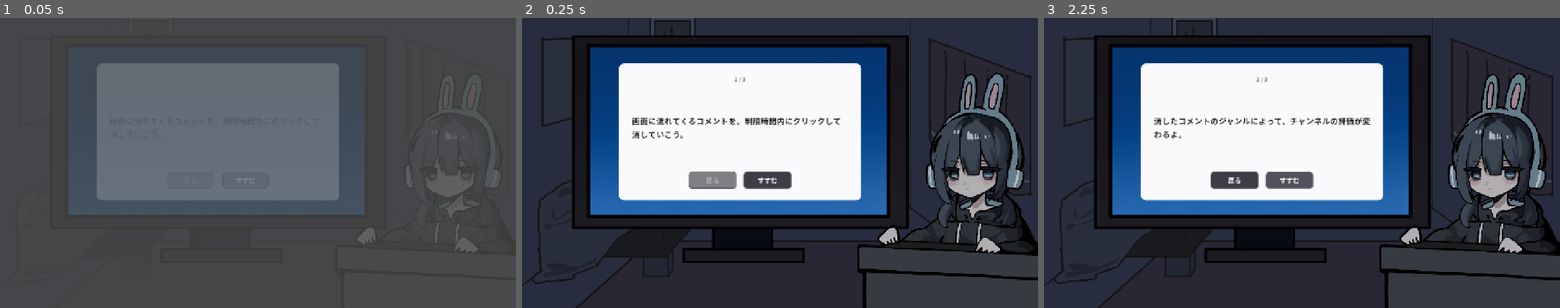
Above: before the commit, frames 1-3 (left to right).
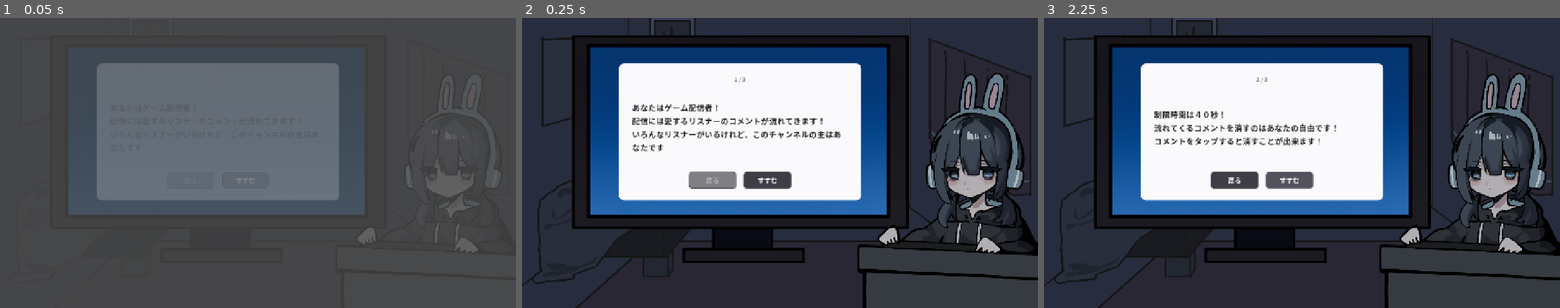
Above: after the commit, the same moments.

Repository: Nijuju1180/Hackathon_teamA
Game: Godot game, scene res://scenes/rules_popup.tscn
The game is run twice, just before and just after one commit, with the same random seed, the same clock (stepped at 60 frames per second) and the same inputs. This scene is started directly instead of the project's main scene.
Inputs:
- Up to frame 1 (0.05 s): no input
- Up to frame 2 (0.25 s): no input
- Up to frame 3 (2.25 s): click "すすむ" at 0.5 s; click "戻る" at 1.25 s; click "すすむ" at 2 s

The runs differ from the first frame. In frame 2, 1.4% of the frame differs, in the area x 21-62%, y 29-46%; in frame 3, 1.7%, in the area x 21-64%, y 32-44%.

Commit message:
ルール説明文とリザルト評価コメントを更新

Diff:
--- a/scripts/result_judge.gd
+++ b/scripts/result_judge.gd
@@ -9,39 +9,40 @@
 
 const RESULT_TABLE := {
 	"no_action": {"title": "コメント無抵抗配信者",
-		"description": "1つもコメントを消さなかった、驚異のスルースキル。\n良くも悪くも、何が来ても動じないメンタルの持ち主。"},
+		"description": "表現の自由が保たれた素晴らしい民主主義のチャンネル！
+どんな言葉も飛び交うチャンネルはきっと自由で幸福でしょう、本当に？"},
 	"delete_all": {"title": "全消し系配信者",
-		"description": "流れてきたコメントを一つ残らず削除した、まさかの完全排除タイプ。\n画面の平和は守ったけど、コメント欄の存在意義は…?"},
-	"balanced": {"title": "バランス系配信者",
-		"description": "消したコメントも残したコメントも、ジャンルの偏りなし。\nどんなコメントにもフラットに向き合う、公平な配信スタイル。"},
+		"description": "画面の平和は守ったけど、コメント欄の存在意義は…?\n一人でゲームすれば？"},
+	"balanced": {"title": "機械的配信者",
+		"description": "どんなコメントにもフラットに向き合う、公平な配信スタイル。\nこれが真の平等でしょう"},
 
 	[&"fan", &"tease"]:    {"title": "照れ隠し系配信者",
-		"description": "褒められるとつい消してしまうのに、いじりコメントは平然と受け流す。\n打たれ強いのに褒め言葉には弱いタイプ。"},
+		"description": "褒められるとつい消してしまうのに、いじりコメントは平然と受け流す。\nふーん、可愛いじゃん"},
 	[&"fan", &"anti"]:     {"title": "卑屈系配信者",
-		"description": "応援コメントは恥ずかしくてつい消しちゃうのに、辛口コメントはなぜかスルー。\nポジティブに弱く、ネガティブに強いメンタル。"},
-	[&"fan", &"neutral"]:  {"title": "感情を出したくない系配信者",
-		"description": "応援コメントには反応して消してしまうのに、当たり障りのないコメントには無関心。\n感情の起伏を見せたくないのかも。"},
+		"description": "応援コメントは恥ずかしくてつい消しちゃうのに、辛口コメントはなぜかスルー。\nこう聞くと可愛いけれど外から見たら普通にやばいのでやめた方がいいと思う。"},
+	[&"fan", &"neutral"]:  {"title": "ま、別にあんたたちのことなんてどうでもいいんだけどね…",
+		"description": "感情の起伏を見せたくないのかも。\nもー、恥ずかしがらなくていいって！"},
 
-	[&"tease", &"fan"]:     {"title": "いじりを許さない完璧主義配信者",
-		"description": "からかい・いじりコメントは即削除、応援コメントは画面に残して大切にする。\nプライドが高く、弄られるのが大の苦手。"},
-	[&"tease", &"anti"]:    {"title": "ノリツッコミ拒否系配信者",
-		"description": "笑いのいじりコメントには過敏に反応して消すのに、本気の批判コメントは意外と読み流す。\n冗談に弱く、本音には強い。"},
-	[&"tease", &"neutral"]: {"title": "いじり撲滅系配信者",
-		"description": "いじりコメントを見つけたらすぐさま削除。\n当たり障りのないコメントには一切手を出さない、徹底したこだわり。"},
+	[&"tease", &"fan"]:     {"title": "イジられ系配信者",
+		"description": "からかい・いじりコメントは即削除、応援コメントは画面に残して大切にする。\nでもプライドが高くてイジられるのが苦手って一番イジられるタイプだと思いますよ。"},
+	[&"tease", &"anti"]:    {"title": "冷笑系配信者?",
+		"description": "イジり面白くないって…って思ってそうですよね（笑）"},
+	[&"tease", &"neutral"]: {"title": "イジり撲滅委員会会長",
+		"description": "いじりコメントを見つけたらすぐさま削除。\nイジりといじめは紙一重と言いますし、どんどん撲滅していきましょう。"},
 
-	[&"anti", &"fan"]:     {"title": "アンチを狩り、ファンを守る配信者",
-		"description": "批判コメントは容赦なく削除、応援コメントは画面に残して大切にする。\nファン想いのメンタル最強配信者。"},
-	[&"anti", &"tease"]:   {"title": "いじりには寛容、アンチには容赦なし配信者",
-		"description": "ちょっとしたいじりコメントは笑って流すけど、本気の批判コメントは見つけ次第削除。\nノリは良いのに芯はブレない。"},
-	[&"anti", &"neutral"]: {"title": "健全な運営配信者",
-		"description": "批判コメントはきっちり削除、当たり障りのないコメントはそのまま流す。\nバランス感覚に優れた模範的チャンネル運営。"},
+	[&"anti", &"fan"]:     {"title": "厳格ハウスルール　独裁配信者",
+		"description": "アンチコメントは全削除、あなたをハイパーヨイショ。\n気に入らないリスナーを追い出していった結果できるのはユートピアか、それとも電子上の地獄か？"},
+	[&"anti", &"tease"]:   {"title": "ゆるキャラ系配信者",
+		"description": "イジりは笑って、批判は消す。\n過ごしやすそうなチャンネルだ…。"},
+	[&"anti", &"neutral"]: {"title": "正しい…",
+		"description": "批判コメントはきっちり削除、当たり障りのないコメントはそのまま流す。\n正しい…"},
 
-	[&"neutral", &"fan"]:   {"title": "とにかくクリックしたい配信者",
-		"description": "特に意味のないコメントまでついクリックしてしまうタイプ。\nでも応援コメントだけはちゃんと画面に残しておく優しさも。"},
-	[&"neutral", &"tease"]: {"title": "暇つぶし系配信者",
-		"description": "当たり障りのないコメントを手癖でどんどん消していくのに、いじりコメントには反応せず放置。\n何を狙っているのか読めないタイプ。"},
-	[&"neutral", &"anti"]:  {"title": "危機管理ゆるめ配信者",
-		"description": "当たり障りのないコメントは次々消していくのに、批判コメントはなぜか見逃しがち。\n肝心なところが甘いタイプ。"},
+	[&"neutral", &"fan"]:   {"title": "コメントクリッカー",
+		"description": "意味のないコメントをよく消す。\nコメントを消すことほど楽しいことはない。"},
+	[&"neutral", &"tease"]: {"title": "自虐系コメディで売っています",
+		"description": "当たり障りないコメントをぽちぽち。\nイジりコメントは残す。計算したイジりコメディ。"},
+	[&"neutral", &"anti"]:  {"title": "殺す気で来い",
+		"description": "殺意を感じないコメントは一刀両断。\nリスナーなら本気を見せてみろ"},
 }
 
 
--- a/scripts/rules_popup.gd
+++ b/scripts/rules_popup.gd
@@ -8,9 +8,13 @@
 const FADE_SECONDS := 0.25
 
 @export var pages: Array[String] = [
-	"画面に流れてくるコメントを、制限時間内にクリックして消していこう。",
-	"消したコメントのジャンルによって、チャンネルの評価が変わるよ。",
-	"時間切れになったら結果発表。どんなチャンネルになったか見てみよう。",
+	"あなたはゲーム配信者！
+	配信には愛するリスナーのコメントが流れてきます！
+いろんなリスナーがいるけれど、このチャンネルの主はあなたです",
+	"制限時間は４０秒！
+	流れてくるコメントを消すのはあなたの自由です！
+	コメントをタップすると消すことが出来ます！",
+	"好きにコメントを消してあなたの理想郷＜チャンネル＞を作りましょう",
 ]
 
 @onready var _page_indicator: Label = $PanelCenter/Panel/Margin/VBox/PageIndicator
